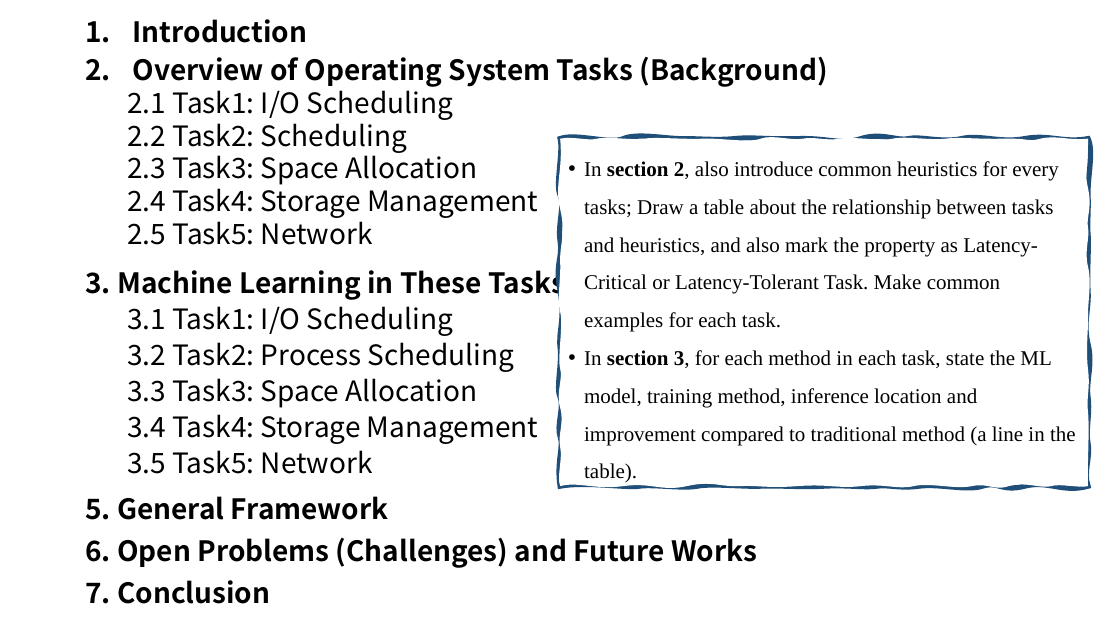
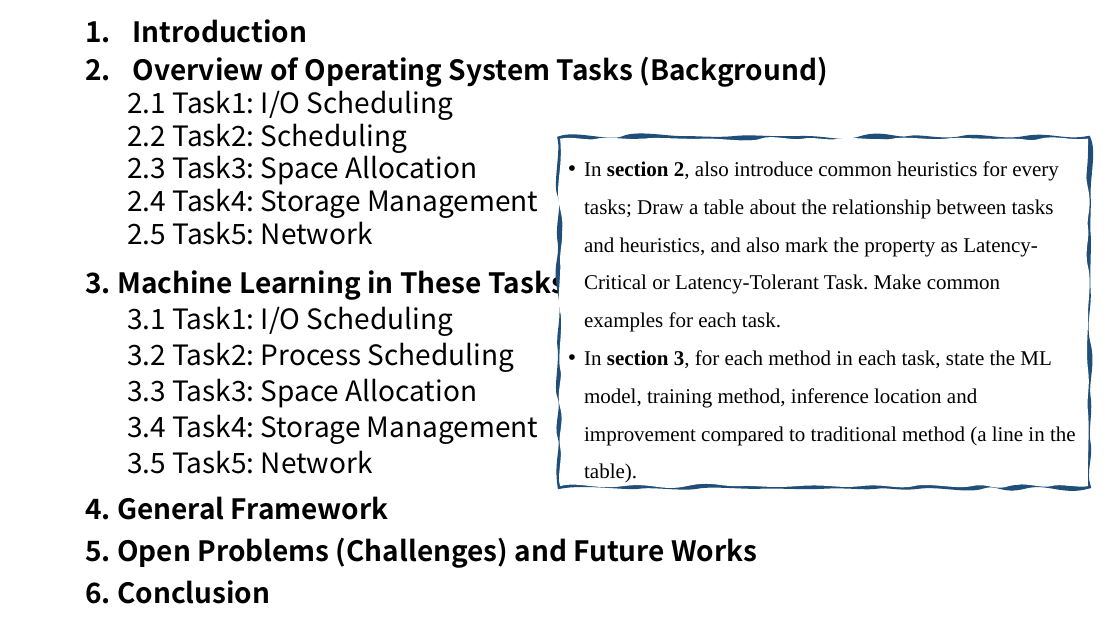
Before and after one commit to LiuYingying0104/AIOS, a slide deck: slide 2 of Papers/ML Apply in OS/updates.pptx. Drawn at 1120x630 pixels with LibreOffice and Linux fonts; fonts in the diff are those of the drawing. Boxes give left, top, right and bottom in pixels: in the first picture for what was removed or moved away, otherwise in the second. Text is boxed around its words. In the diff, an @@ line names an element or a change of style, - is before the commit and + after.

```diff
--- a/Papers/ML Apply in OS/updates.pptx
+++ b/Papers/ML Apply in OS/updates.pptx
@@ text at (x1=85, y1=496, x2=757, y2=604): text changed @@
-5. General Framework
-6. Open Problems (Challenges) and Future Works
-7. Conclusion
+4. General Framework
+5. Open Problems (Challenges) and Future Works
+6. Conclusion
```
Also in this commit, not shown: 1 other slide changed, 1 slide added, 1 other file.
